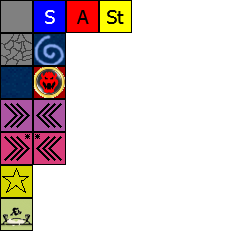
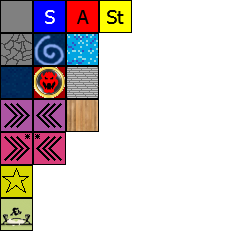
Before/after of a 231px x 231px layered artwork. What changed in the layer stack:
painted on "spaces_new.png" over (x1=66, y1=33, x2=99, y2=132)
